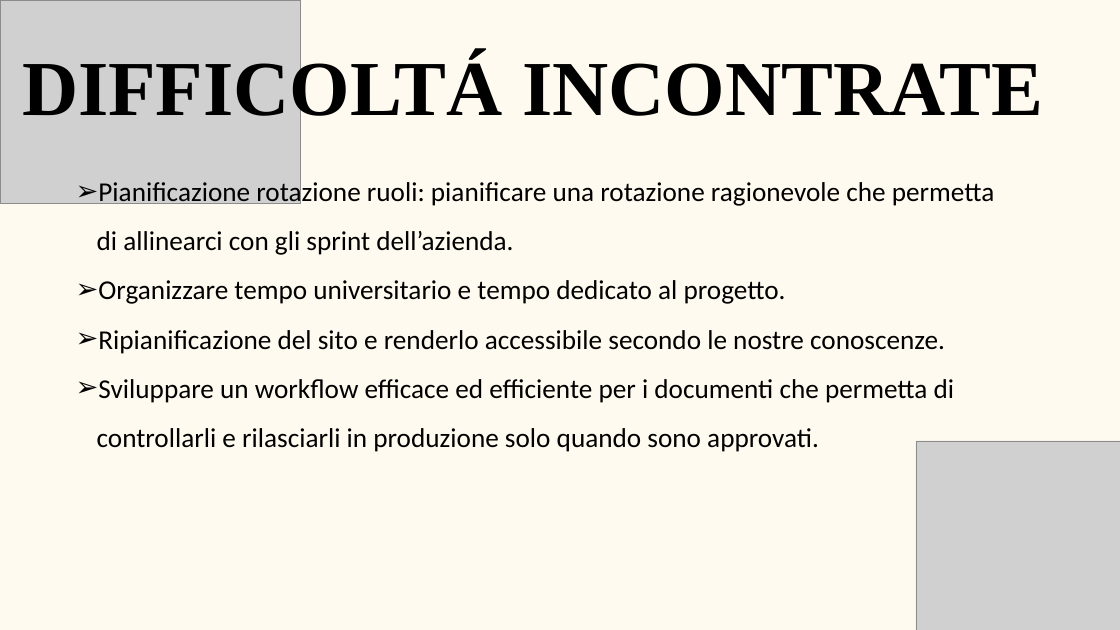
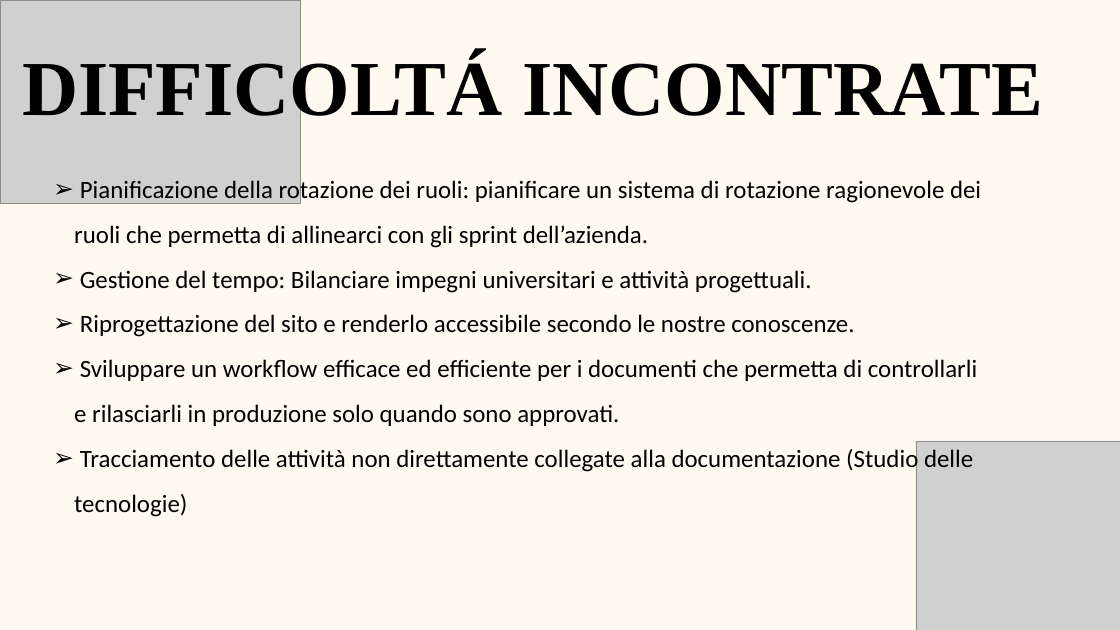
Before and after one commit to BugBustersUnipd/DocumentazioneSWE, a slide deck: slide 2 of DIARIO DI BORDO/DB-10-11-25.pptx. Drawn at 1120x630 pixels with LibreOffice and Linux fonts; fonts in the diff are those of the drawing; grey boxes stand for pictures. Boxes give left, top, right and bottom in pixels: in the first picture for what was removed or moved away, otherwise in the second. Text is boxed around its words. In the diff, an @@ line names an element or a change of style, - is before the commit and + after.

```diff
--- a/DIARIO DI BORDO/DB-10-11-25.pptx
+++ b/DIARIO DI BORDO/DB-10-11-25.pptx
@@ text "Pianificazione della rotazione dei ruoli: ...": place and size @@
-text "Pianificazione della rotazione dei ruoli: ..." at (97,179,994,452)
+text "Pianificazione della rotazione dei ruoli: ..." at (74,178,981,517)
@@ text at (74,178,981,337): text changed; size 35 to 32 pt @@
-  ➢ Pianificazione rotazione ruoli: pianificare una rotazione ragionevole che permetta di allinearci con gli sprint dell’azienda.
-  ➢ Organizzare tempo universitario e tempo dedicato al progetto.
-  ➢ Ripianificazione del sito e renderlo accessibile secondo le nostre conoscenze.
+  ➢ Pianificazione della rotazione dei ruoli: pianificare un sistema di rotazione ragionevole dei ruoli che permetta di allinearci con gli sprint dell’azienda.
+  ➢ Gestione del tempo: Bilanciare impegni universitari e attività progettuali.
+  ➢ Riprogettazione del sito e renderlo accessibile secondo le nostre conoscenze.
@@ text at (74,359,977,426): size 35 to 32 pt in "Sviluppare un workflow efficace ed efficiente per ..." @@
@@ text at (74,447,973,517): paragraph added @@
+  ➢ Tracciamento delle attività non direttamente collegate alla documentazione (Studio delle tecnologie)
```
Also in this commit, not shown: 1 other slide changed, 1 other file.
